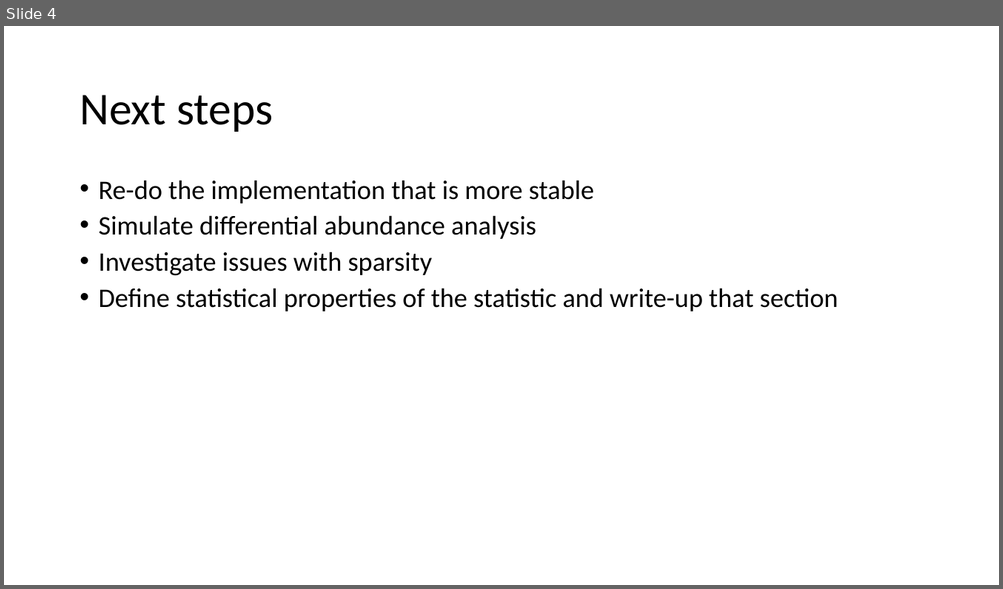
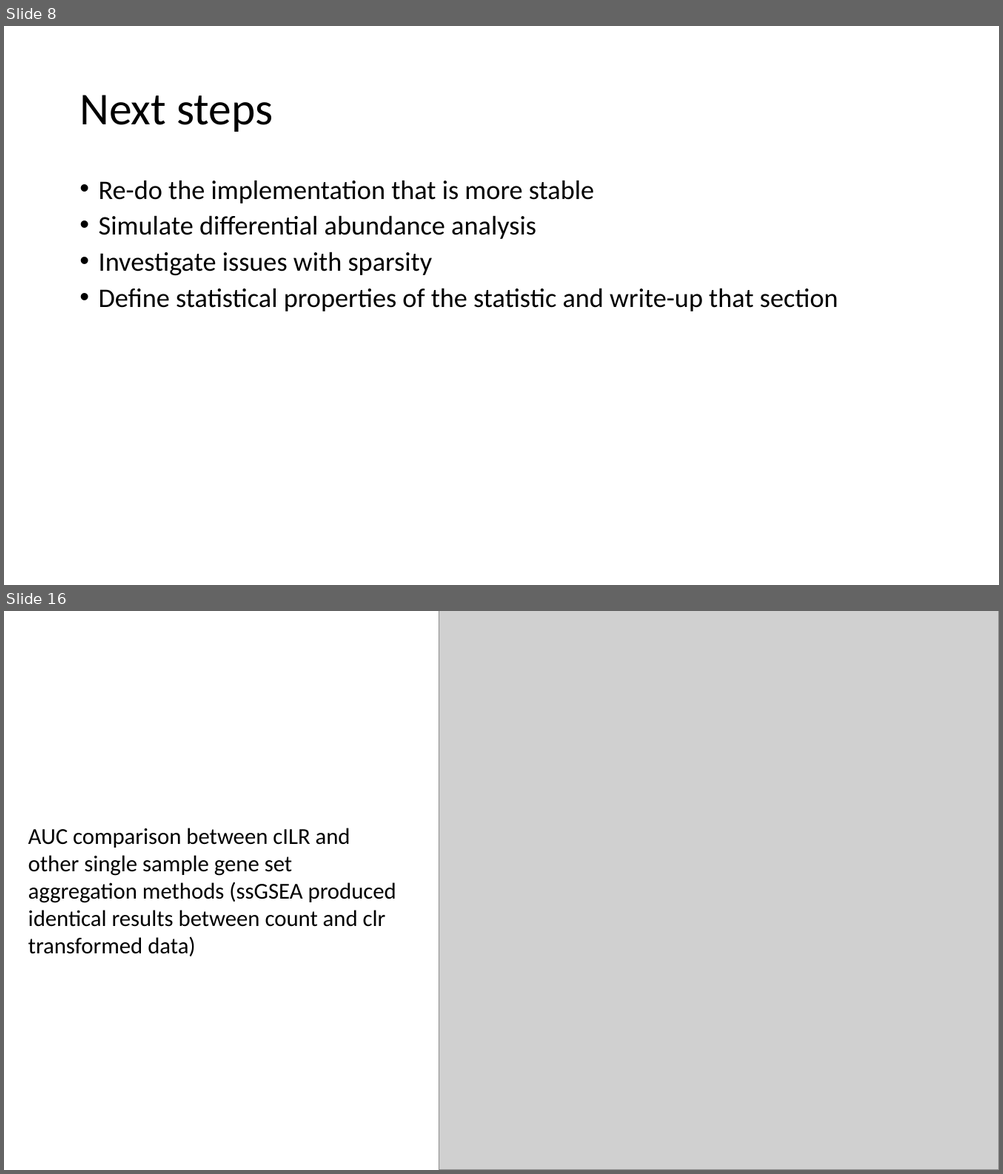
Before and after one commit to qpmnguyen/CBEA_analysis, a slide deck: docs/progress_report.pptx. Shown one above the other, each under a label of ours: slide 4 before the commit, slides 8 and 16 after it; the slides between them are not shown. The pictures are 1003x589 and 1003x1174 pixels, drawn with LibreOffice and Linux fonts; fonts in the diff are those of the drawing; grey boxes stand for pictures. Boxes give left, top, right and bottom in pixels: in the first picture for what was removed or moved away, otherwise in the second. Text is boxed around its words. In the diff, an @@ line names an element or a change of style, - is before the commit and + after.

Commit message:
New files and implemented resampling methods

```diff
--- a/docs/progress_report.pptx
+++ b/docs/progress_report.pptx
@@ slide 16 added at bbox=[4, 611, 999, 1170], background #FFFFFF @@
@@ picture added at bbox=[439, 611, 999, 1170] @@
@@ text added at bbox=[28, 828, 396, 957], 22 pt, text #000000 @@
+AUC comparison between cILR and other single sample gene set aggregation methods (ssGSEA produced identical results between count and clr transformed data)
@@ what was slide 4 is now slide 8 @@
```
Also in this commit, not shown: 14 other slides added, 3 slides removed, 17 other files.
